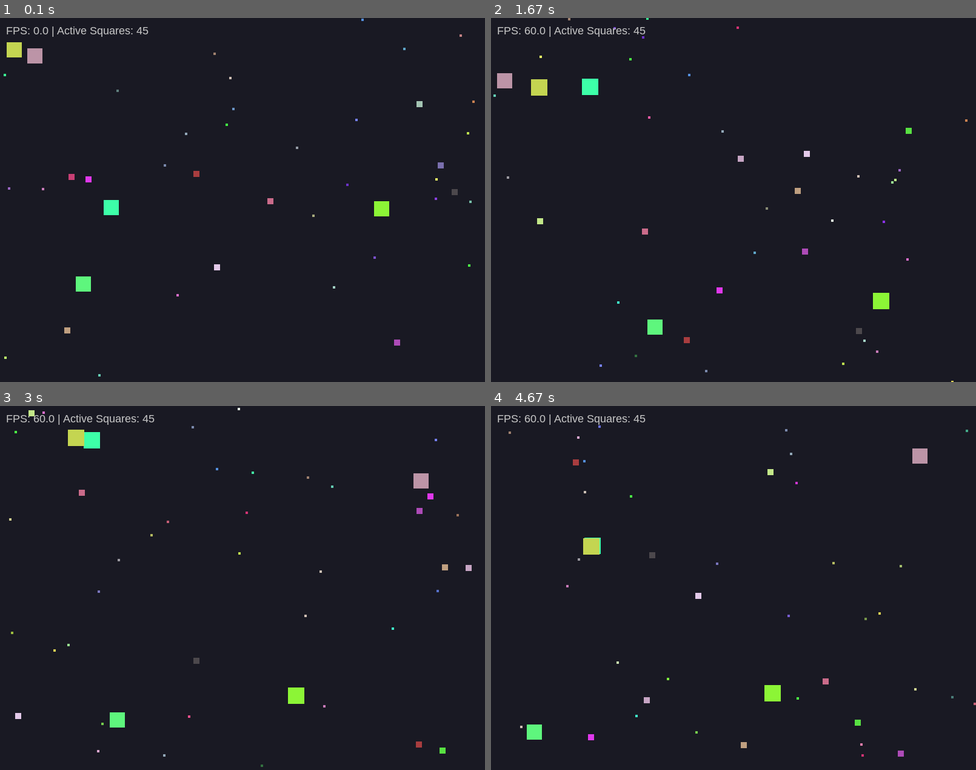
Above: before the commit, frames 1-4 (two rows, left to right).
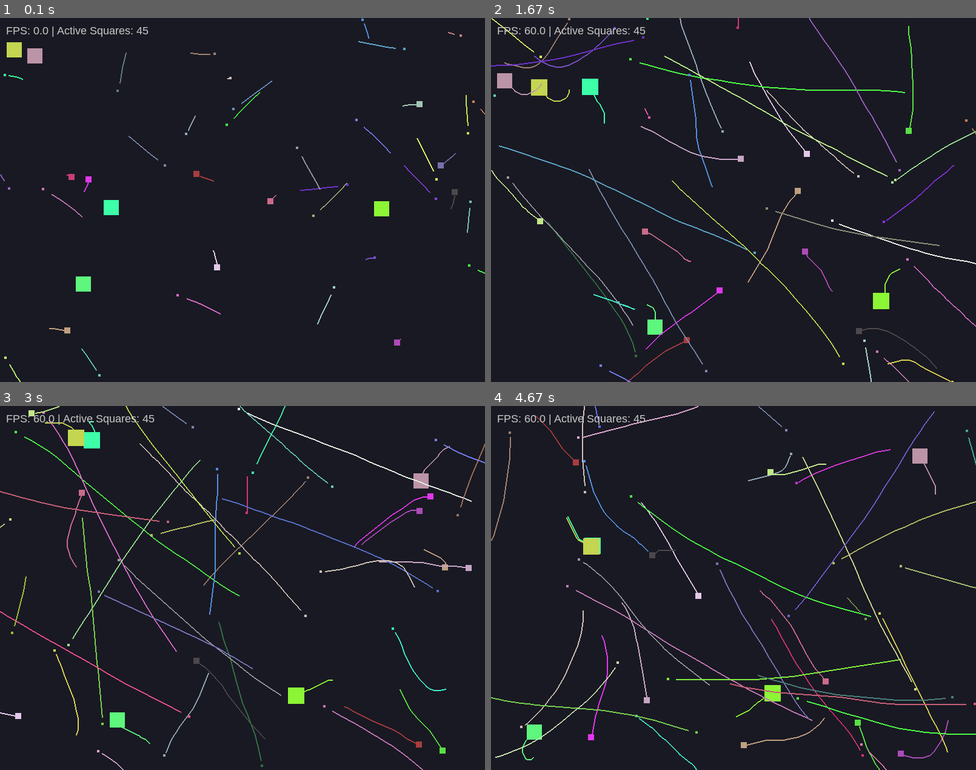
Above: after the commit, the same moments.

Repository: whajar019-bot/lab8-pygame
Game: pygame game, started from main.py
Same seed, same stepped clock (60 frames per second), same inputs: the game is played once before the commit and once after it.
Inputs:
- Up to frame 1 (0.1 s): no input
- Up to frame 2 (1.67 s): no input
- Up to frame 3 (3 s): no input
- Up to frame 4 (4.67 s): no input

The runs differ from the first frame. In frame 1, 0.5% of the frame differs, in the area x 0-100%, y 1-100%; in frame 2, 2.5%; in frame 3, 2.8%; in frame 4, 3.0%, in the area x 0-100%, y 0-100%.

Commit message:
exam: q7 - trails

Diff:
--- a/main.py
+++ b/main.py
@@ -43,6 +43,7 @@
         self.lifetime = random.uniform(30.0, 180.0)
         self.age = 0.0
         self.is_dead = False
+        self.trail: List[pygame.Vector2] = []
 
     def grow(self, prey_size: int) -> None:
         self.size += int(prey_size * 0.2) # Grow by 20% of prey size
@@ -91,6 +92,10 @@
             self.vy *= scale
 
     def move(self, dt: float) -> None:
+        self.trail.append(pygame.Vector2(self.rect.center))
+        if len(self.trail) > 30:
+            self.trail.pop(0)
+
         self.rect.x += self.vx * dt
         self.rect.y += self.vy * dt
 
@@ -99,15 +104,25 @@
             self.is_dead = True
 
     def wrap(self) -> None:
+        wrapped = False
         if self.rect.right < 0:
             self.rect.left = WIDTH
+            wrapped = True
         elif self.rect.left > WIDTH:
             self.rect.right = 0
+            wrapped = True
+
 
         if self.rect.bottom < 0:
             self.rect.top = HEIGHT
+            wrapped = True
+
         elif self.rect.top > HEIGHT:
             self.rect.bottom = 0
+            wrapped = True
+
+        if wrapped:
+            self.trail.clear()
 
     def update(self, others: List['Square'], logger: logging.Logger, dt: float) -> None:
         self.apply_behaviors(others, dt)
@@ -117,6 +132,9 @@
         self.wrap()
 
     def draw(self, screen: pygame.Surface) -> None:
+        if len(self.trail) > 1:
+            pygame.draw.lines(screen, self.color, False, self.trail, 2)
+
         pygame.draw.rect(screen, self.color, self.rect)
 
 def check_collision(a: Square, b: Square) -> bool:
